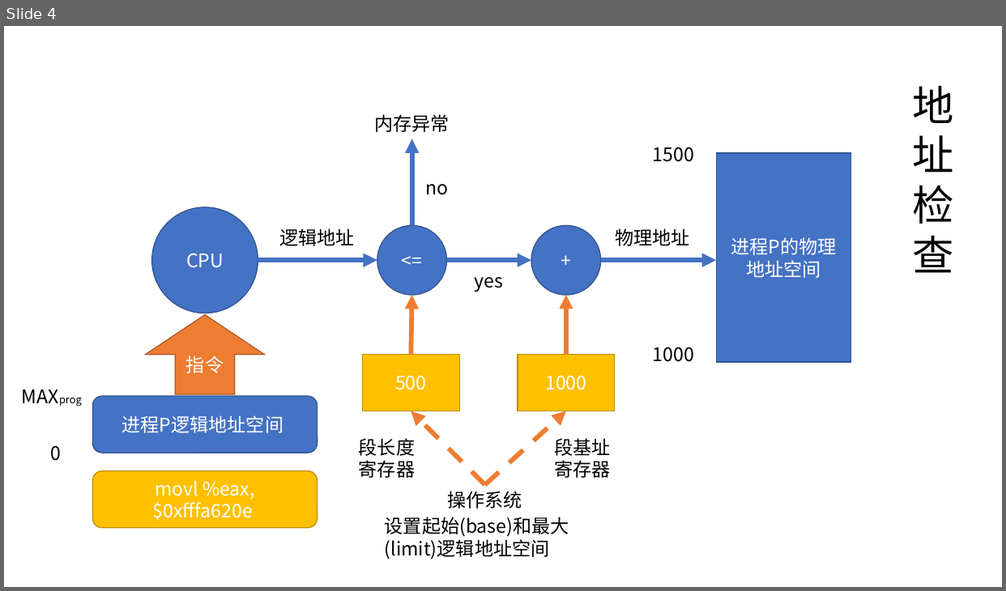
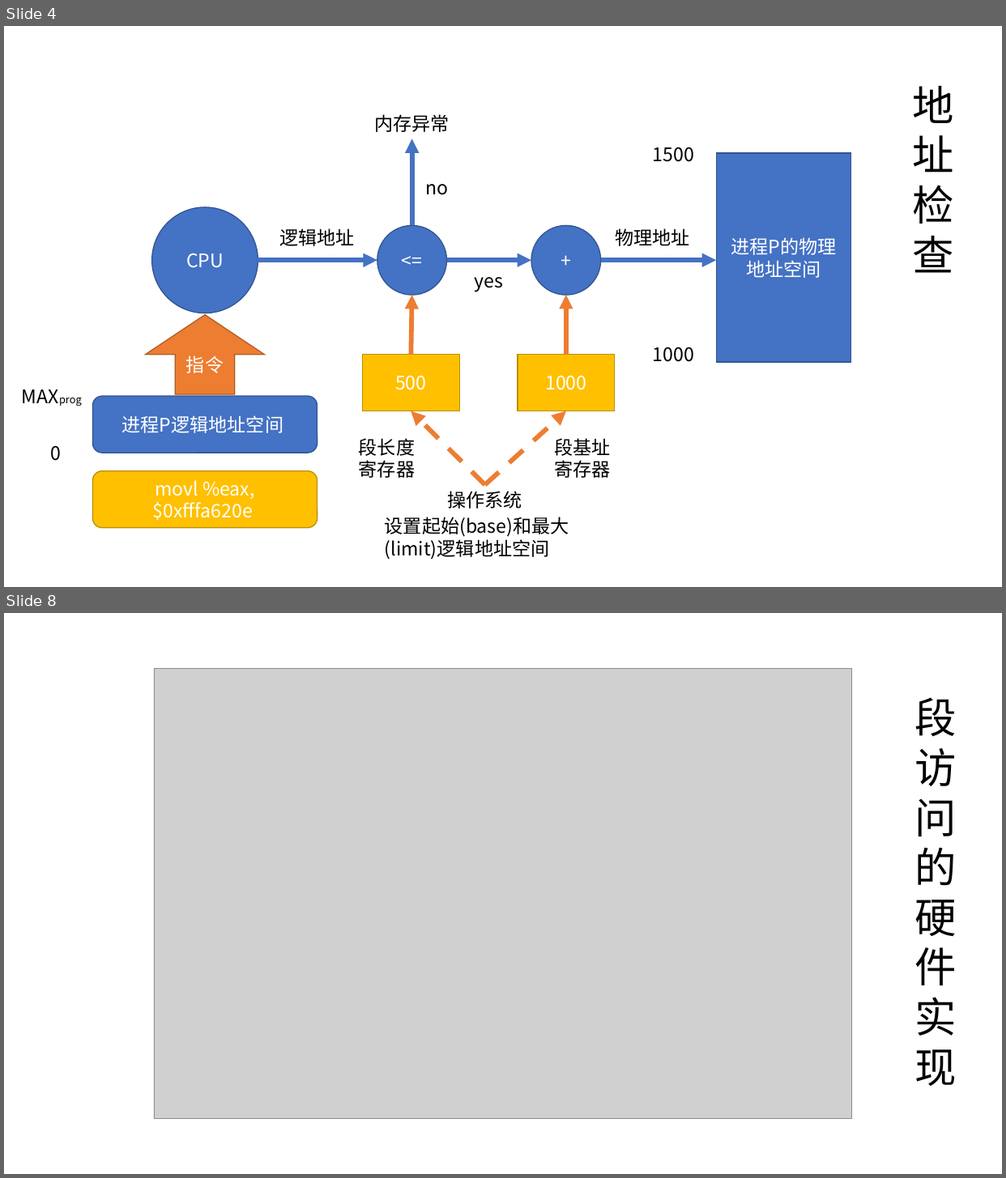
Before and after one commit to yanghongyang/Tsinghua-Operation-System-Notes, a slide deck: 图片/操作系统的图（整成一个PPT文件里）.pptx. Shown one above the other, each under a label of ours: slide 4 before the commit, slides 4 and 8 after it; the slides between them are not shown. The pictures are 1006x591 and 1006x1178 pixels, drawn with LibreOffice and Linux fonts; fonts in the diff are those of the drawing; grey boxes stand for pictures. Boxes give left, top, right and bottom in pixels: in the first picture for what was removed or moved away, otherwise in the second. Text is boxed around its words. In the diff, an @@ line names an element or a change of style, - is before the commit and + after.

```diff
--- a/图片/操作系统的图（整成一个PPT文件里）.pptx
+++ b/图片/操作系统的图（整成一个PPT文件里）.pptx
@@ slide 8 added at bbox=[4, 613, 1002, 1174], background #FFFFFF @@
@@ picture added at bbox=[154, 668, 852, 1119] @@
@@ text added at bbox=[915, 697, 957, 1086], 40 pt, text #000000 @@
+段访问的硬件实现
```
Also in this commit, not shown: 5 other slides added, 1 slide removed, 2 other files.
